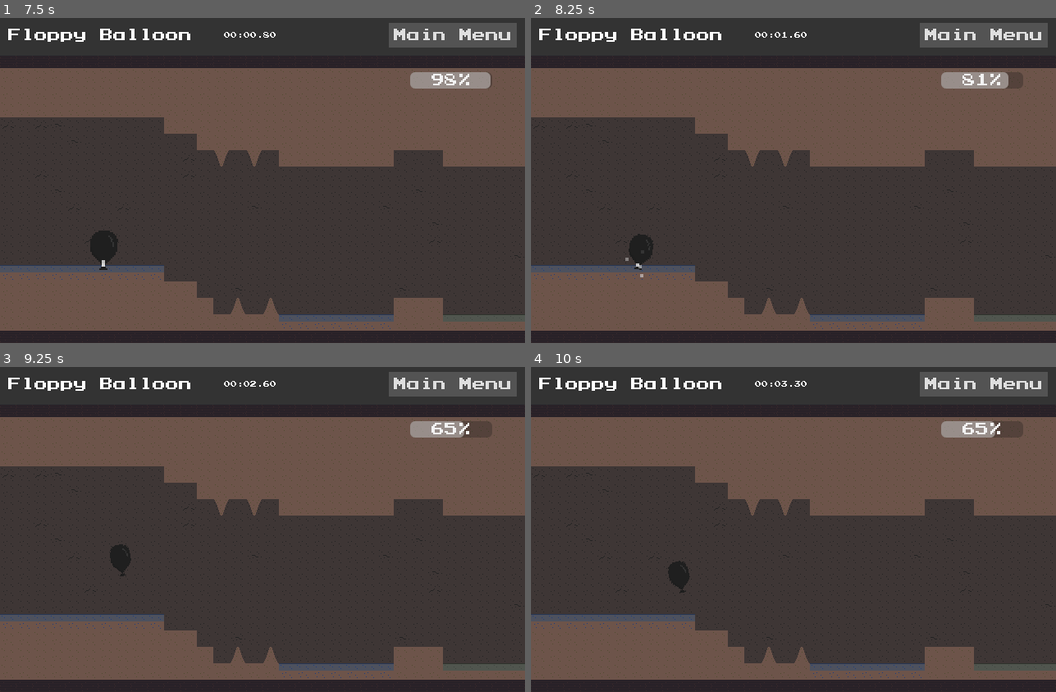
Above: before the commit, frames 1-4 (two rows, left to right).
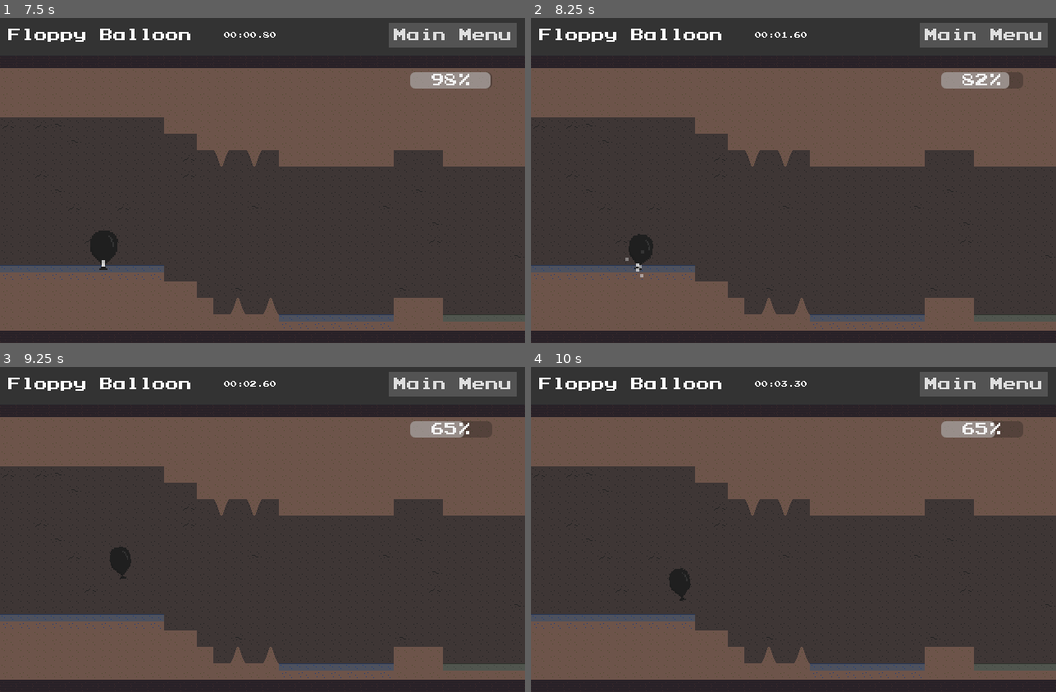
Above: after the commit, the same moments.

Repository: omniuni/Godot_Scroller_Floppy_Balloon
Game: Godot game, scene res://Scenes/screen_menu.tscn
Two runs of this game, one before a commit and one after it. Both use one fixed random seed, a clock stepped at 60 frames per second and the inputs below. Sound files missing from this copy of the repository are replaced by a short silence.
Inputs (mouse positions are in pixels of both pictures, inside the frame that each line leads up to):
- Up to frame 1 (7.5 s): click "Play" at 0.5 s; click "Start" at 1.25 s; click "Main Menu" at 2 s; click "Play" at 2.75 s; click "Start" at 3.5 s; tap Enter at 4.25, 6.5 s; move the mouse to (378, 161) at 4.27 s; tap Space (Bump) at 4.35, 5, 5.85, 7.35 s; click (378, 161) at 4.42 s; drag from (157, 196) to (236, 245) at 5.02 s; move the mouse to (315, 105) at 5.77 s; click (315, 105) at 5.92 s; drag from (236, 245) to (105, 128) at 6.52 s; move the mouse to (420, 229) at 7.27 s; click (420, 229) at 7.42 s
- Up to frame 2 (8.25 s): drag from (636, 128) to (714, 96) at 8.02 s
- Up to frame 3 (9.25 s): move the mouse to (288, 526) at 8.77 s; tap Space (Bump) at 8.85 s; click (288, 526) at 8.92 s
- Up to frame 4 (10 s): drag from (714, 445) to (688, 545) at 9.52 s

Frame 1 is identical in both runs. In frame 2, less than 0.1% of the frame differs, in the area x 18-92%, y 16-79%; in frame 3, less than 0.1%; in frame 4, 0.2%, in the area x 26-31%, y 59-72%.

Commit message:
rotate balloon right side up

Diff:
--- a/Scripts/item_balloon.gd
+++ b/Scripts/item_balloon.gd
@@ -46,6 +46,13 @@
 	balloon_life.emit(snapped(Current_Life/Max_Life, 0.01)*100)
 	pass
 
+func _physics_process(delta: float) -> void:
+	var orientation = balloon_body.rotation
+	var compensation = ( (orientation/.0007)*-1 )*delta
+	print_debug("Balloon orientation: "+str(orientation)+", compensation: "+str(compensation))
+	balloon_body.apply_torque(compensation)
+	pass
+
 func _input(event: InputEvent) -> void:
 	var event_name: String = GameSettings.get_action_name(event)
 	if event_name.to_lower().contains("bump"):
@@ -71,12 +78,12 @@
 		bump_debounce=Debounce_Rough_Msec*generator.randi_range(1,Debounce_Msec_Multiplier)
 	pass
 
-func do_bop(event: InputEvent):
-
+# Placeholder for "bop" event
+func do_bop(_event: InputEvent):
 	pass
 
-func freeze(freeze: bool) -> void:
-	balloon_body.freeze = freeze
+func freeze(frozen: bool) -> void:
+	balloon_body.freeze = frozen
 	pass
 
 func _on_debouncer_timeout() -> void:
@@ -109,7 +116,7 @@
 var airs: Array[ItemAirEscape]
 var is_deflating: bool = false
 
-func _on_rigid_body_balloon_body_entered(body: Node) -> void:
+func _on_rigid_body_balloon_body_entered(_body: Node) -> void:
 	var state: PhysicsDirectBodyState2D = balloon_body.get_last_known_physics_state()
 	var active_collisions: int = state.get_contact_count()
 	print("Body entered, active collisions: "+str(active_collisions))
@@ -145,7 +152,7 @@
 	balloon_life.emit(snapped(Current_Life/Max_Life, 0.01)*100)
 	pass
 
-func _on_rigid_body_balloon_body_exited(body: Node) -> void:
+func _on_rigid_body_balloon_body_exited(_body: Node) -> void:
 	print("body exited")
 	for item: ItemAirEscape in airs:
 		item.emitter.emitting = false
